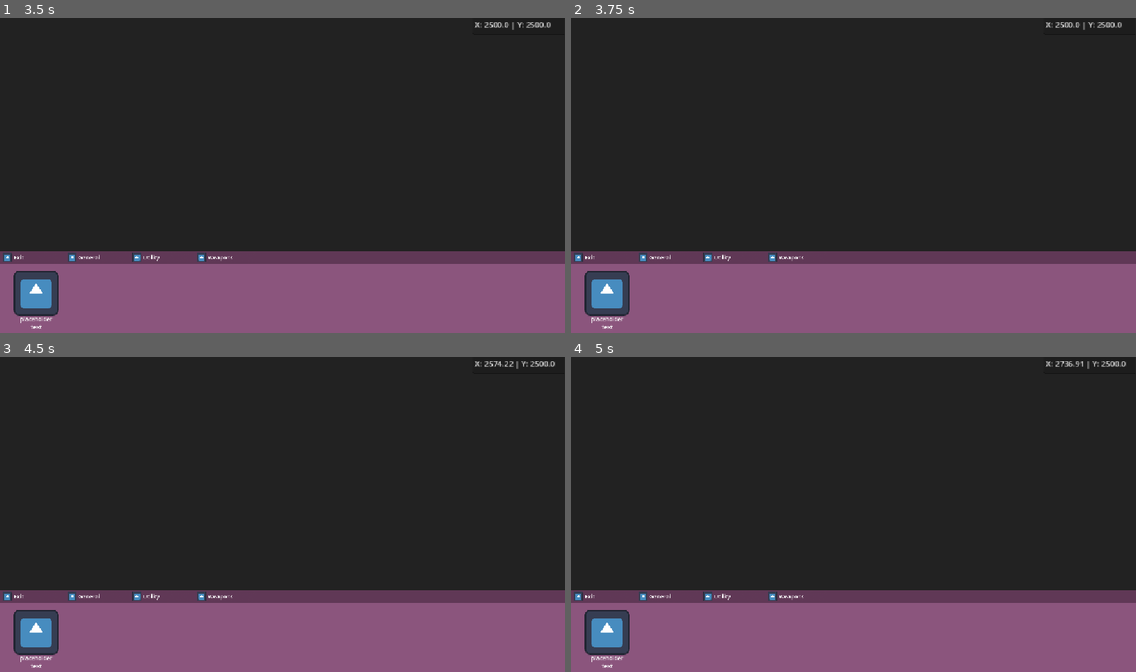
Above: before the commit, frames 1-4 (two rows, left to right).
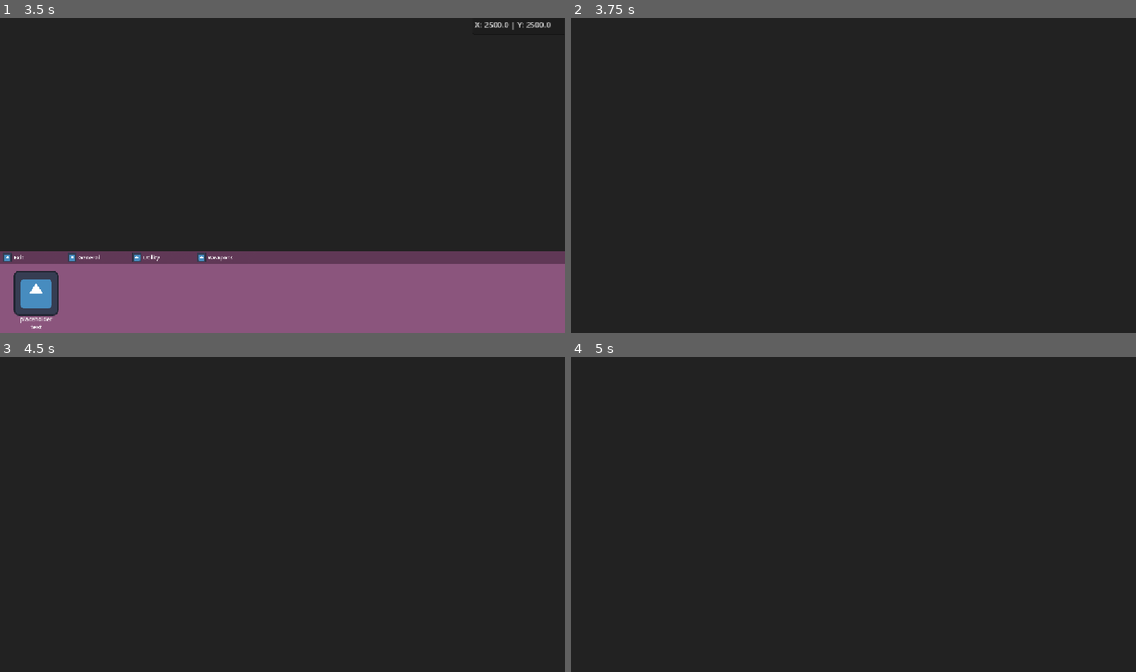
Above: after the commit, the same moments.

Repository: cursed144/Solar-Siege
Game: Godot game, scene res://Planet-Section/Scenes/planet_template.tscn
Same seed, same stepped clock (60 frames per second), same inputs: the game is played once before the commit and once after it. The engine's default icon, where the game draws it, is replaced by a stand-in: a white triangle on a blue panel in a dark square.
Inputs (mouse positions are in pixels of both pictures, inside the frame that each line leads up to):
- Up to frame 1 (3.5 s): click (39, 292) at 0.5 s; click "General" at 1.25 s; click "Utility" at 2 s; click "Weapons" at 2.75 s
- Up to frame 2 (3.75 s): click "placeholder text" at 3.5 s
- Up to frame 3 (4.5 s): tap Enter at 4.25 s; move the mouse to (282, 637) at 4.27 s; hold D (right) from 4.28 s (still down); hold E (e) from 4.28 s (still down)
- Up to frame 4 (5 s): keep holding D (right); keep holding E (e); click (853, 637) at 4.55 s

Frame 1 is identical in both runs. In frame 2, 26% of the frame differs, in the area x 0-100%, y 1-100%; in frame 3, 26%; in frame 4, 26%.
Error after the commit: Invalid access to property or key 'icon' on a base object of type 'Nil'. (res://Planet-Section/Scripts/building_preview.gd:26)

Commit message:
Add building placement preview and actual placing
Introduces a building preview system for placing buildings. Updates planet_template to support building placement, updates building_menu to trigger preview. Placing buildings is not yet secure - that will be added later.

Diff:
--- a/Game/Planet-Section/Resources/Buildings/worker_hub.tres
+++ b/Game/Planet-Section/Resources/Buildings/worker_hub.tres
@@ -5,6 +5,7 @@
 
 [resource]
 script = ExtResource("1_1yebq")
+id = 1
 build_time = 10.0
 clearance = Vector2(10, 10)
 display_name = "Worker hub"
--- /dev/null
+++ b/Game/Planet-Section/Scenes/Buildings/worker_hub.tscn
@@ -0,0 +1,16 @@
+[gd_scene load_steps=3 format=3 uid="uid://c6yvaai4dadhi"]
+
+[ext_resource type="Texture2D" uid="uid://deixmur2ebu3f" path="res://icon.svg" id="1_k3hnj"]
+
+[sub_resource type="RectangleShape2D" id="RectangleShape2D_wblrm"]
+size = Vector2(128, 128)
+
+[node name="WorkerHub" type="StaticBody2D"]
+collision_layer = 16
+collision_mask = 0
+
+[node name="Sprite2D" type="Sprite2D" parent="."]
+texture = ExtResource("1_k3hnj")
+
+[node name="CollisionShape2D" type="CollisionShape2D" parent="."]
+shape = SubResource("RectangleShape2D_wblrm")
--- a/Game/Planet-Section/Scenes/planet_template.tscn
+++ b/Game/Planet-Section/Scenes/planet_template.tscn
@@ -1,22 +1,31 @@
-[gd_scene load_steps=15 format=3 uid="uid://d4ha36564l20p"]
+[gd_scene load_steps=19 format=3 uid="uid://d4ha36564l20p"]
 
 [ext_resource type="Script" uid="uid://c5wbnqrgl4aor" path="res://Planet-Section/Scripts/planet.gd" id="1_r0ntb"]
+[ext_resource type="PackedScene" uid="uid://c6yvaai4dadhi" path="res://Planet-Section/Scenes/Buildings/worker_hub.tscn" id="2_5xlqu"]
 [ext_resource type="Script" uid="uid://d13xkb3oocukv" path="res://Planet-Section/Scripts/player_cam.gd" id="2_becdf"]
 [ext_resource type="Script" uid="uid://lbjy23qvrrm8" path="res://Planet-Section/Scripts/pos_nums.gd" id="3_j25nj"]
 [ext_resource type="Script" uid="uid://viu0lkuoi5hj" path="res://Planet-Section/Scripts/building_menu.gd" id="4_3w1ld"]
+[ext_resource type="Script" uid="uid://dx6vxfc3gd512" path="res://Planet-Section/Scripts/building_preview.gd" id="4_x85yj"]
 [ext_resource type="PackedScene" uid="uid://cga8pk03f5cfc" path="res://Planet-Section/Scenes/building_tab.tscn" id="5_0essa"]
 [ext_resource type="PackedScene" uid="uid://dx0pwai5nk0di" path="res://Planet-Section/Scenes/building_icon.tscn" id="5_xqwqb"]
 [ext_resource type="Resource" uid="uid://ovbfsshvr576" path="res://Planet-Section/Resources/Buildings/worker_hub.tres" id="6_0pncr"]
 [ext_resource type="Texture2D" uid="uid://deixmur2ebu3f" path="res://icon.svg" id="7_5gyni"]
 
+[sub_resource type="TileSetScenesCollectionSource" id="TileSetScenesCollectionSource_x85yj"]
+resource_name = "Buildings"
+scenes/1/scene = ExtResource("2_5xlqu")
+
+[sub_resource type="TileSet" id="TileSet_0essa"]
+tile_size = Vector2i(128, 128)
+sources/1 = SubResource("TileSetScenesCollectionSource_x85yj")
+
 [sub_resource type="BoxMesh" id="BoxMesh_becdf"]
 
 [sub_resource type="RectangleShape2D" id="RectangleShape2D_0pncr"]
 size = Vector2(1152, 140)
 
-[sub_resource type="Animation" id="Animation_0essa"]
-resource_name = "show_build_ui"
-length = 0.8
+[sub_resource type="Animation" id="Animation_x85yj"]
+length = 0.001
 tracks/0/type = "value"
 tracks/0/imported = false
 tracks/0/enabled = true
@@ -24,10 +33,10 @@
 tracks/0/interp = 1
 tracks/0/loop_wrap = true
 tracks/0/keys = {
-"times": PackedFloat32Array(0, 0.8),
-"transitions": PackedFloat32Array(0.35, 1),
+"times": PackedFloat32Array(0),
+"transitions": PackedFloat32Array(1),
 "update": 0,
-"values": [Vector2(0, 648), Vector2(0, 481)]
+"values": [Vector2(0, 648)]
 }
 
 [sub_resource type="Animation" id="Animation_5xlqu"]
@@ -47,8 +56,9 @@
 "values": [Vector2(0, 481), Vector2(0, 648)]
 }
 
-[sub_resource type="Animation" id="Animation_x85yj"]
-length = 0.001
+[sub_resource type="Animation" id="Animation_0essa"]
+resource_name = "show_build_ui"
+length = 0.8
 tracks/0/type = "value"
 tracks/0/imported = false
 tracks/0/enabled = true
@@ -56,10 +66,10 @@
 tracks/0/interp = 1
 tracks/0/loop_wrap = true
 tracks/0/keys = {
-"times": PackedFloat32Array(0),
-"transitions": PackedFloat32Array(1),
+"times": PackedFloat32Array(0, 0.8),
+"transitions": PackedFloat32Array(0.35, 1),
 "update": 0,
-"values": [Vector2(0, 648)]
+"values": [Vector2(0, 648), Vector2(0, 481)]
 }
 
 [sub_resource type="AnimationLibrary" id="AnimationLibrary_lorx5"]
@@ -75,6 +85,9 @@
 [node name="Terrain" type="TileMapLayer" parent="."]
 
 [node name="Buildings" type="TileMapLayer" parent="."]
+unique_name_in_owner = true
+z_index = 1
+tile_set = SubResource("TileSet_0essa")
 
 [node name="PlayerCam" type="Camera2D" parent="."]
 position = Vector2(576, 324)
@@ -82,11 +95,20 @@
 
 [node name="PlayingField" type="MeshInstance2D" parent="."]
 self_modulate = Color(0.13319641, 0.13319641, 0.13319638, 1)
+z_index = -1
 position = Vector2(5, 5)
 scale = Vector2(10, 10)
 mesh = SubResource("BoxMesh_becdf")
 
+[node name="BuildingPreview" type="Node2D" parent="."]
+unique_name_in_owner = true
+script = ExtResource("4_x85yj")
+
+[node name="Sprite2D" type="Sprite2D" parent="BuildingPreview"]
+self_modulate = Color(1, 1, 1, 0.50980395)
+
 [node name="UI" type="CanvasLayer" parent="."]
+unique_name_in_owner = true
 
 [node name="BuildingButton" type="TextureButton" parent="UI"]
 offset_left = 20.0
--- a/Game/Planet-Section/Scripts/building_menu.gd
+++ b/Game/Planet-Section/Scripts/building_menu.gd
@@ -26,9 +26,14 @@
 			tween.tween_property($Buildings, "scroll_horizontal", $Buildings.scroll_horizontal + 350, 0.4)
 
 
+func _on_building_button_pressed() -> void:
+	$HoverMenu.show()
+	$AnimationPlayer.play("show_build_ui")
+
+
 func select_building(data: BuildingData) -> void:
 	#TODO start placing building if sufficient resourses and not over max allowed
-	print("stat")
+	%BuildingPreview.start_placing(data)
 
 func show_hover_menu(data: BuildingData) -> void:
 	$HoverMenu/BName.text = data.display_name
@@ -37,18 +42,6 @@
 
 func hide_hover_menu() -> void:
 	create_tween().tween_property($HoverMenu, "modulate", Color(1,1,1,0), 0.2)
-
-
-func _on_scrolling_area_mouse_entered() -> void:
-	is_mouse_in_area = true
-
-func _on_scrolling_area_mouse_exited() -> void:
-	is_mouse_in_area = false
-
-
-func _on_building_button_pressed() -> void:
-	$HoverMenu.show()
-	$AnimationPlayer.play("show_build_ui")
 
 
 func _on_tab_pressed(target_name: String) -> void:
@@ -63,3 +56,10 @@
 			buildings.show()
 		else:
 			buildings.hide()
+
+
+func _on_scrolling_area_mouse_entered() -> void:
+	is_mouse_in_area = true
+
+func _on_scrolling_area_mouse_exited() -> void:
+	is_mouse_in_area = false
--- /dev/null
+++ b/Game/Planet-Section/Scripts/building_preview.gd
@@ -0,0 +1,39 @@
+extends Node2D
+
+var is_placing := false
+var stored_building: BuildingData
+@onready var grid: Vector2 = %Buildings.tile_set.tile_size
+
+
+func _input(event: InputEvent) -> void:
+	if is_placing:
+		if event.is_action_pressed("left_click"):
+			place_building(stored_building.id)
+		elif event.is_action_pressed("right_click"):
+			end_placement()
+
+
+func _process(_delta: float) -> void:
+	if stored_building != null:
+		var offset = stored_building.icon.get_size()/2
+		global_position = snapped(get_global_mouse_position() - offset, grid) + offset
+
+
+func start_placing(data: BuildingData) -> void:
+	%UI.hide()
+	is_placing = true
+	stored_building = data
+	$Sprite2D.texture = data.icon
+
+
+func place_building(id: int) -> void:
+	var cell := %Buildings.local_to_map(global_position) as Vector2i
+	%Buildings.set_cell(cell, 1, Vector2i.ZERO, id)
+	end_placement()
+
+
+func end_placement() -> void:
+	%UI.show()
+	is_placing = false
+	stored_building = null
+	$Sprite2D.texture = null
--- a/Game/project.godot
+++ b/Game/project.godot
@@ -71,3 +71,11 @@
 "events": [Object(InputEventMouseButton,"resource_local_to_scene":false,"resource_name":"","device":-1,"window_id":0,"a …(259 unchanged characters)…
 ]
 }
+
+[layer_names]
+
+2d_render/layer_1="Player"
+2d_render/layer_2="Enemy"
+2d_render/layer_3="Player_Projectile"
+2d_render/layer_4="Enemy_Projectile"
+2d_render/layer_5="Solid_Walls"
Not shown, added: Game/Planet-Section/Scripts/building_preview.gd.uid
